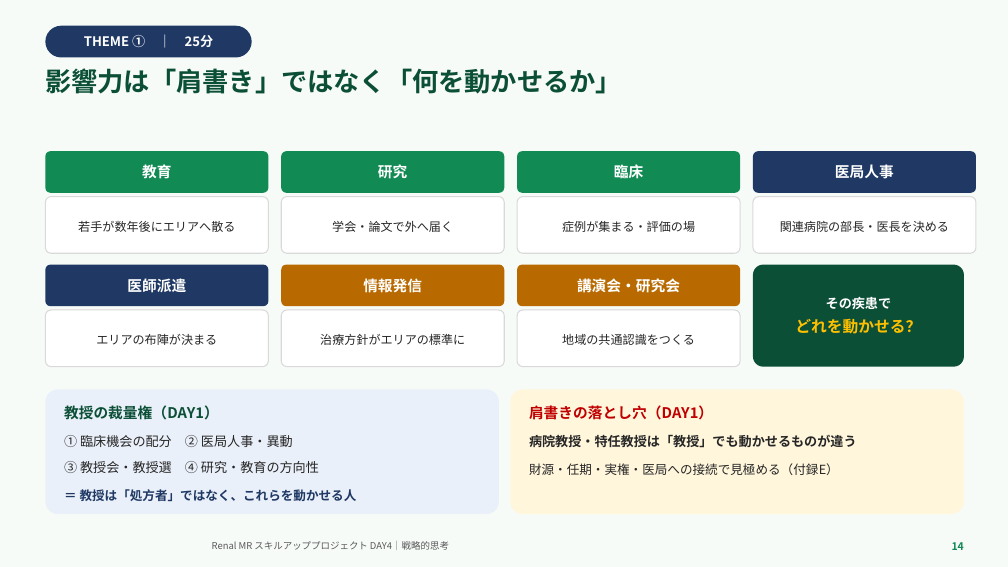
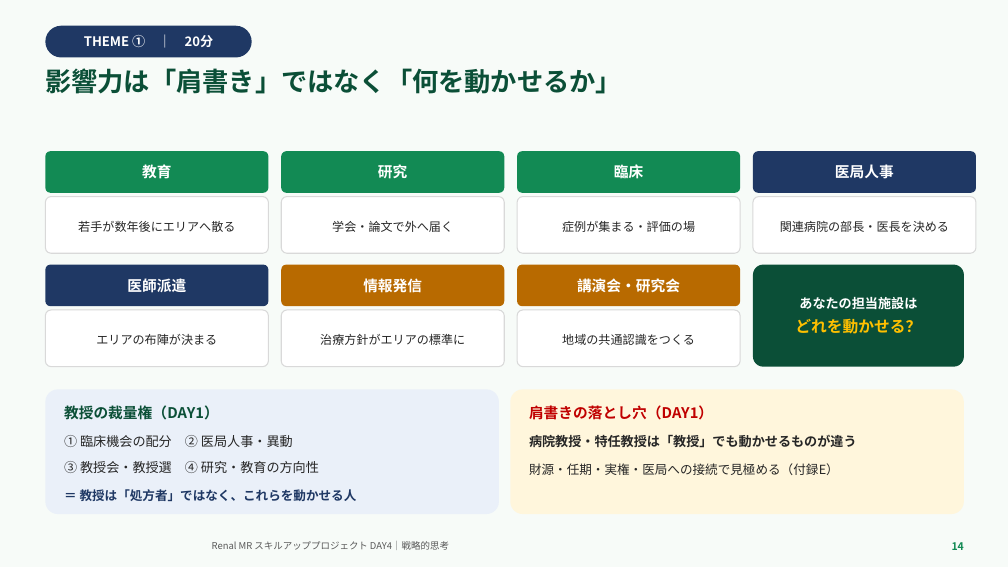
Before and after one commit to TAKUYA-1187/Claude, a slide deck: slide 14 of novartis_training/DAY4_ちょっと分かるだけで世界が変わる.pptx. Drawn at 1008x567 pixels with LibreOffice and Linux fonts; fonts in the diff are those of the drawing; background and template pictures are left out. Boxes give left, top, right and bottom in pixels: in the first picture for what was removed or moved away, otherwise in the second. Text is boxed around its words. In the diff, an @@ line names an element or a change of style, - is before the commit and + after.

```diff
--- a/novartis_training/DAY4_ちょっと分かるだけで世界が変わる.pptx
+++ b/novartis_training/DAY4_ちょっと分かるだけで世界が変わる.pptx
@@ text in rounded rectangle at [84,35,214,47]: text changed @@
-THEME ① ｜ 25分
+THEME ① ｜ 20分
@@ text in rounded rectangle at [799,297,917,310]: text changed @@
-その疾患で
+あなたの担当施設は
```
Also in this commit, not shown: 21 other slides changed, 2 other files.
